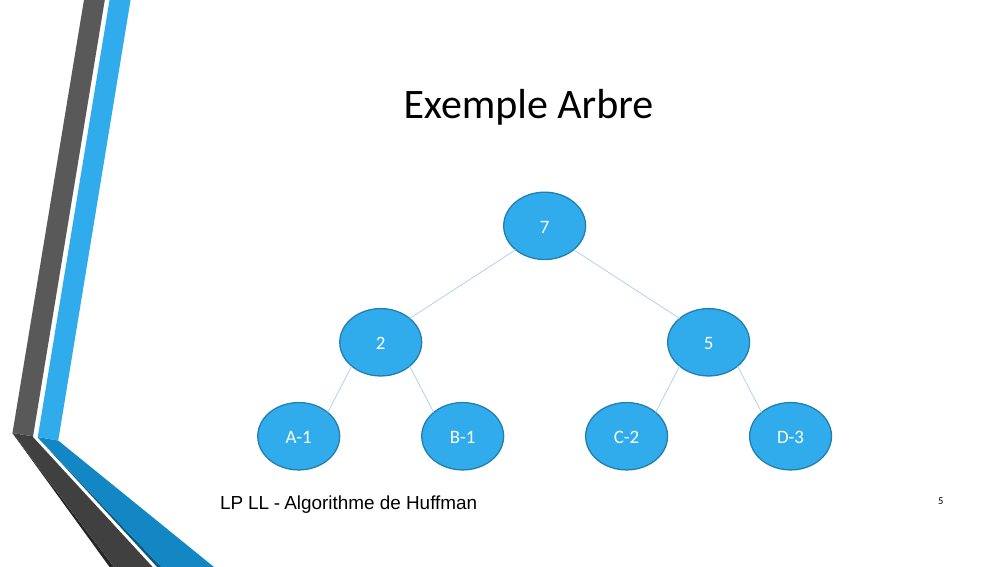
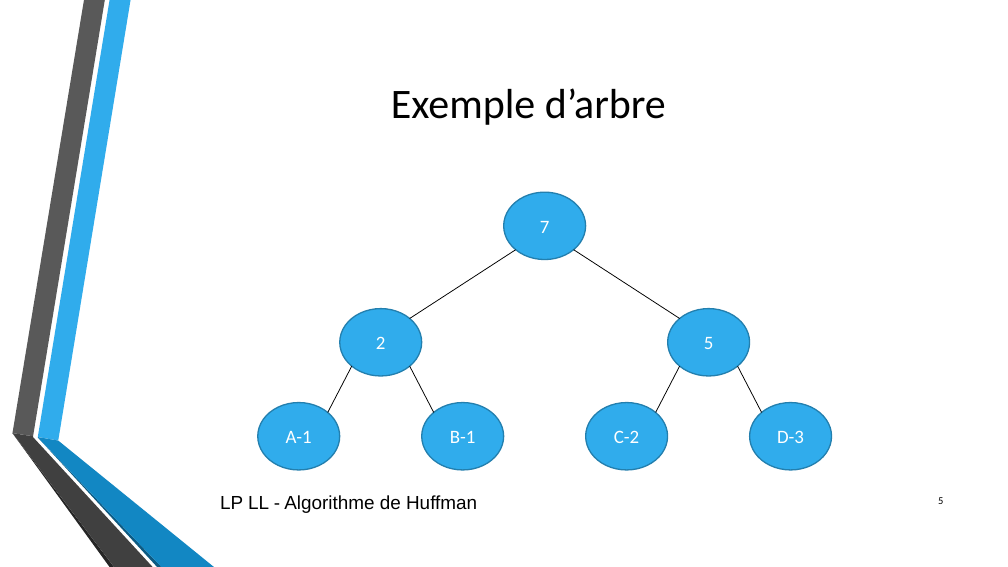
Before and after one commit to pop2211/Huffman, a slide deck: slide 5 of diapoHuffman.odp. Drawn at 1008x567 pixels with LibreOffice and Linux fonts; fonts in the diff are those of the drawing; background and template pictures are left out. Boxes give left, top, right and bottom in pixels: in the first picture for what was removed or moved away, otherwise in the second. Text is boxed around its words. In the diff, an @@ line names an element or a change of style, - is before the commit and + after.

```diff
--- a/diapoHuffman.odp
+++ b/diapoHuffman.odp
@@ title at box(391, 88, 666, 125): text changed @@
-Exemple Arbre
+Exemple d’arbre
@@ line (410, 318) - (516, 250): stroke #ADD2F3 0.74 pt to #000000 0.74 pt @@
@@ line (680, 318) - (574, 250): stroke #ADD2F3 0.74 pt to #000000 0.74 pt @@
@@ line (328, 413) - (352, 366): stroke #ADD2F3 0.74 pt to #000000 0.74 pt @@
@@ line (434, 413) - (410, 366): stroke #ADD2F3 0.74 pt to #000000 0.74 pt @@
@@ line (656, 413) - (680, 366): stroke #ADD2F3 0.74 pt to #000000 0.74 pt @@
@@ line (761, 413) - (738, 366): stroke #ADD2F3 0.74 pt to #000000 0.74 pt @@
```
Also in this commit, not shown: 1 other slide changed.
